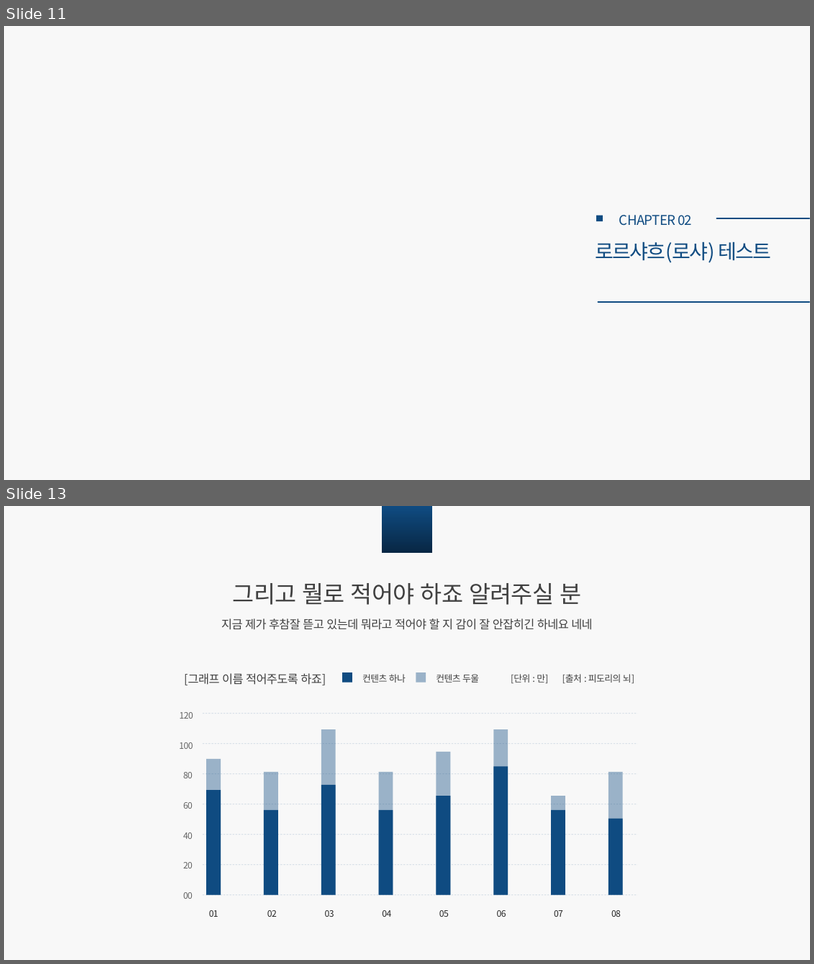
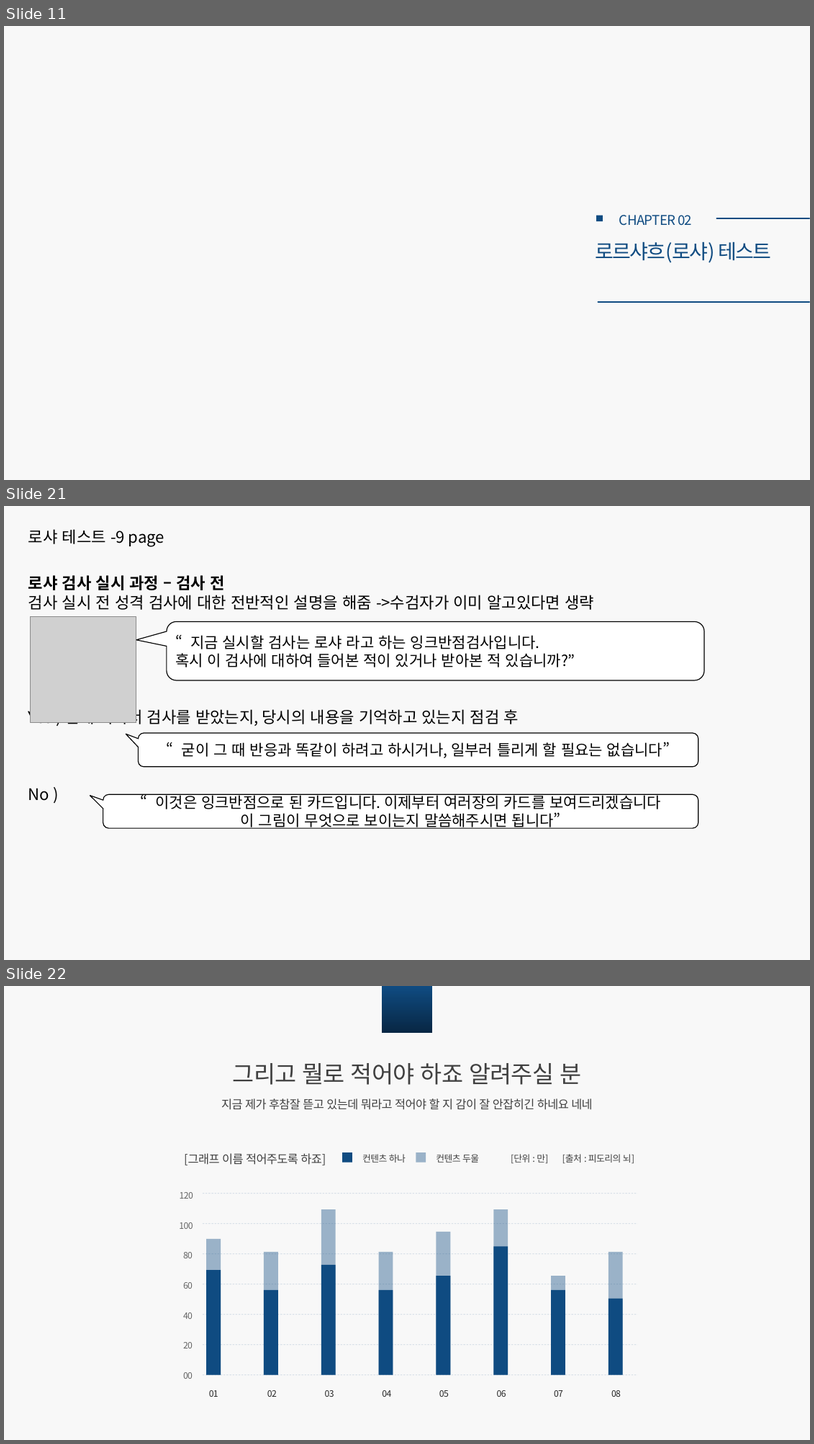
Before and after one commit to CUTE-MOONDO/growing-flowers, a slide deck: 로샤논문.pptx. Shown one above the other, each under a label of ours: slides 11 and 13 before the commit, slides 11, 21 and 22 after it; the slides between them are not shown. The pictures are 814x964 and 814x1444 pixels, drawn with LibreOffice and Linux fonts; fonts in the diff are those of the drawing; grey boxes stand for pictures. Boxes give left, top, right and bottom in pixels: in the first picture for what was removed or moved away, otherwise in the second. Text is boxed around its words. In the diff, an @@ line names an element or a change of style, - is before the commit and + after.

```diff
--- a/로샤논문.pptx
+++ b/로샤논문.pptx
@@ slide 21 added at (4,506,810,960), background #F8F8F8 @@
@@ text added at (28,529,165,547), 19 pt, text #000000 @@
+로샤 테스트 -9 page
@@ text added at (28,575,594,800), 19 pt, text #000000 @@
+로샤 검사 실시 과정 – 검사 전
+검사 실시 전 성격 검사에 대한 전반적인 설명을 해줌 ->수검자가 이미 알고있다면 생략
+Yes ) 언제 어디서 검사를 받았는지, 당시의 내용을 기억하고 있는지 점검 후
+No )
@@ picture added at (30,616,136,722) @@
@@ rounded speech box added at (167,621,705,680), fill #FFFFFF, outline #000000 1 pt, 18 pt, text #000000 @@
+“지금 실시할 검사는 로샤 라고 하는 잉크반점검사입니다.
+혹시 이 검사에 대하여 들어본 적이 있거나 받아본 적 있습니까?”
@@ rounded speech box added at (139,733,699,767), fill #FFFFFF, outline #000000 1 pt, 18 pt, text #000000 @@
+“굳이 그 때 반응과 똑같이 하려고 하시거나, 일부러 틀리게 할 필요는 없습니다”
@@ rounded speech box added at (103,795,699,829), fill #FFFFFF, outline #000000 1 pt, 18 pt, text #000000 @@
+“이것은 잉크반점으로 된 카드입니다. 이제부터 여러장의 카드를 보여드리겠습니다
+이 그림이 무엇으로 보이는지 말씀해주시면 됩니다”
@@ what was slide 13 is now slide 22 @@
```
Also in this commit, not shown: 1 slide changed, 8 other slides added.
